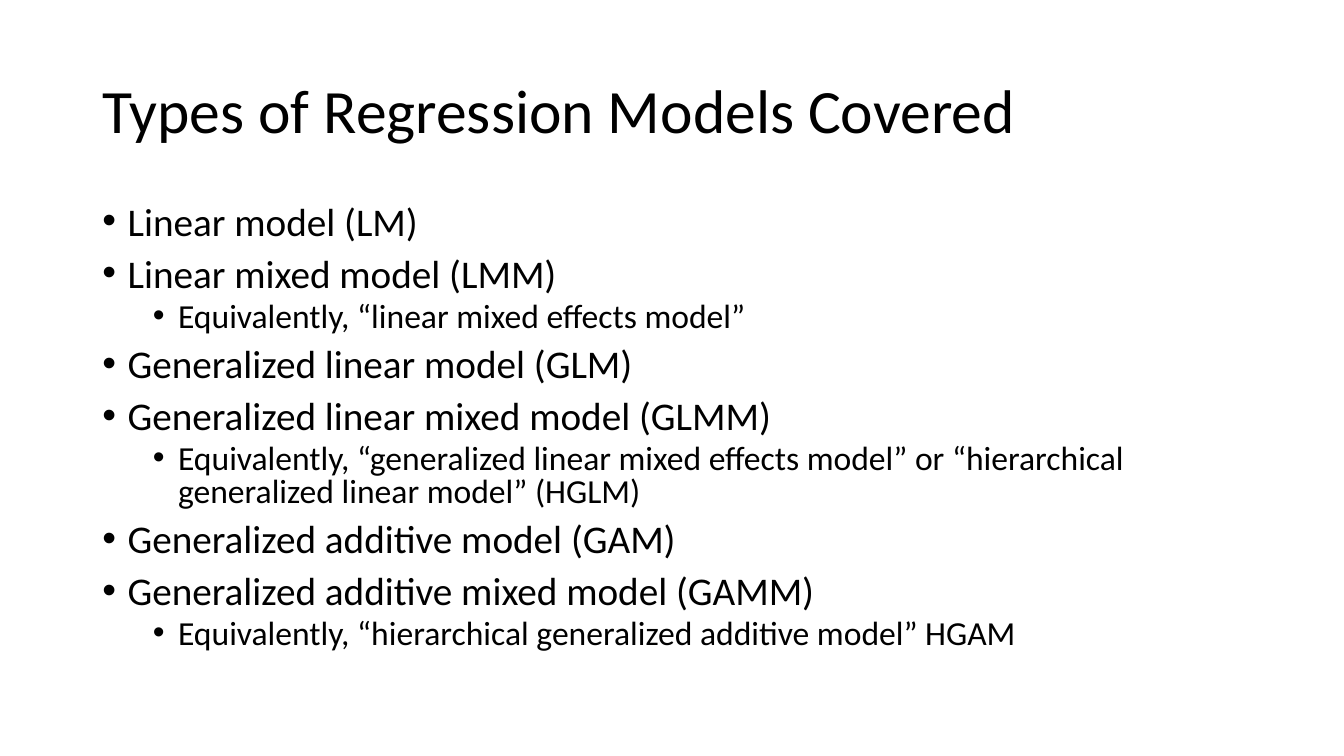
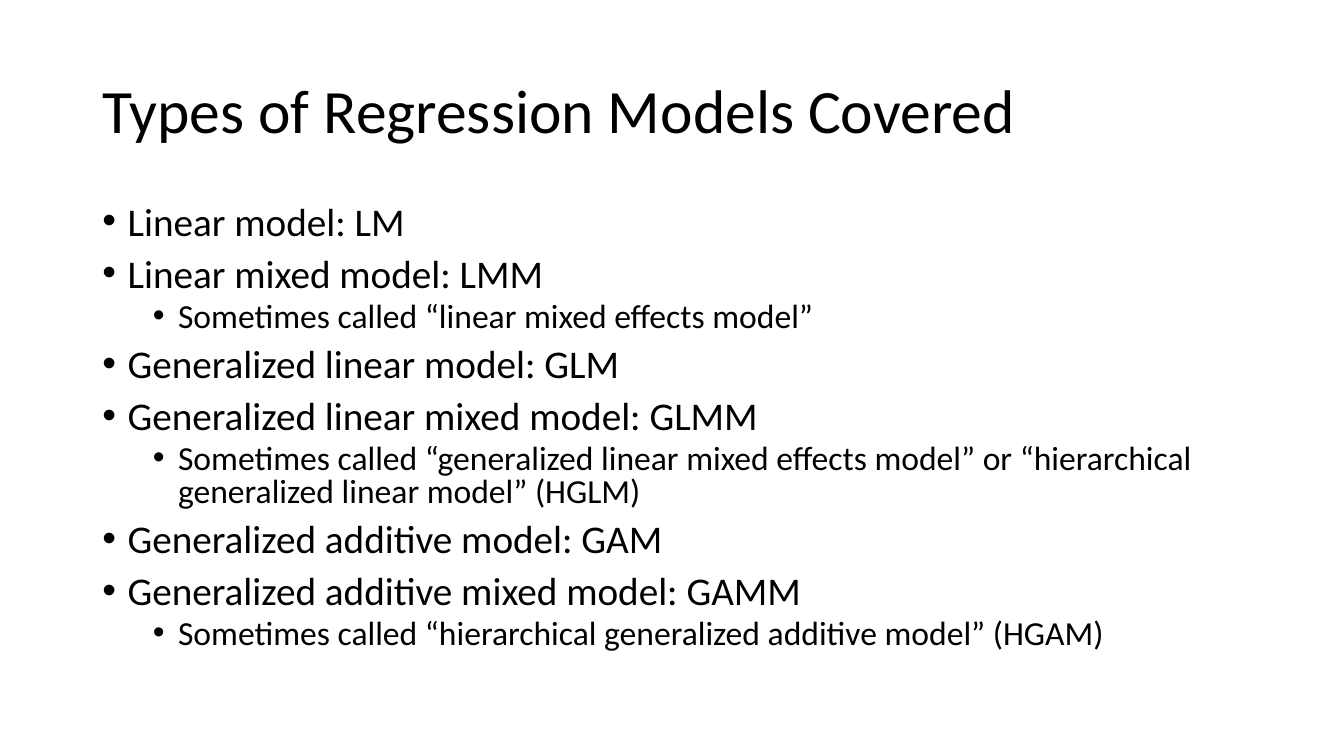
Before and after one commit to ELaBrecque-MMC/RegressionModelOverview, a slide deck: slide 4 of Notes/RegressionModelOverview.pptx. Drawn at 1344x756 pixels with LibreOffice and Linux fonts; fonts in the diff are those of the drawing. Boxes give left, top, right and bottom in pixels: in the first picture for what was removed or moved away, otherwise in the second. Text is boxed around its words. In the diff, an @@ line names an element or a change of style, - is before the commit and + after.

```diff
--- a/Notes/RegressionModelOverview.pptx
+++ b/Notes/RegressionModelOverview.pptx
@@ text at (128,208,1192,651): text changed @@
-• Linear model (LM)
-• Linear mixed model (LMM)
-  • Equivalently, “linear mixed effects model”
-• Generalized linear model (GLM)
-• Generalized linear mixed model (GLMM)
-  • Equivalently, “generalized linear mixed effects model” or “hierarchical generalized linear model” (HGLM)
-• Generalized additive model (GAM)
-• Generalized additive mixed model (GAMM)
-  • Equivalently, “hierarchical generalized additive model” HGAM
+• Linear model: LM
+• Linear mixed model: LMM
+  • Sometimes called “linear mixed effects model”
+• Generalized linear model: GLM
+• Generalized linear mixed model: GLMM
+  • Sometimes called “generalized linear mixed effects model” or “hierarchical generalized linear model” (HGLM)
+• Generalized additive model: GAM
+• Generalized additive mixed model: GAMM
+  • Sometimes called “hierarchical generalized additive model” (HGAM)
```
Also in this commit, not shown: 4 other slides changed.
